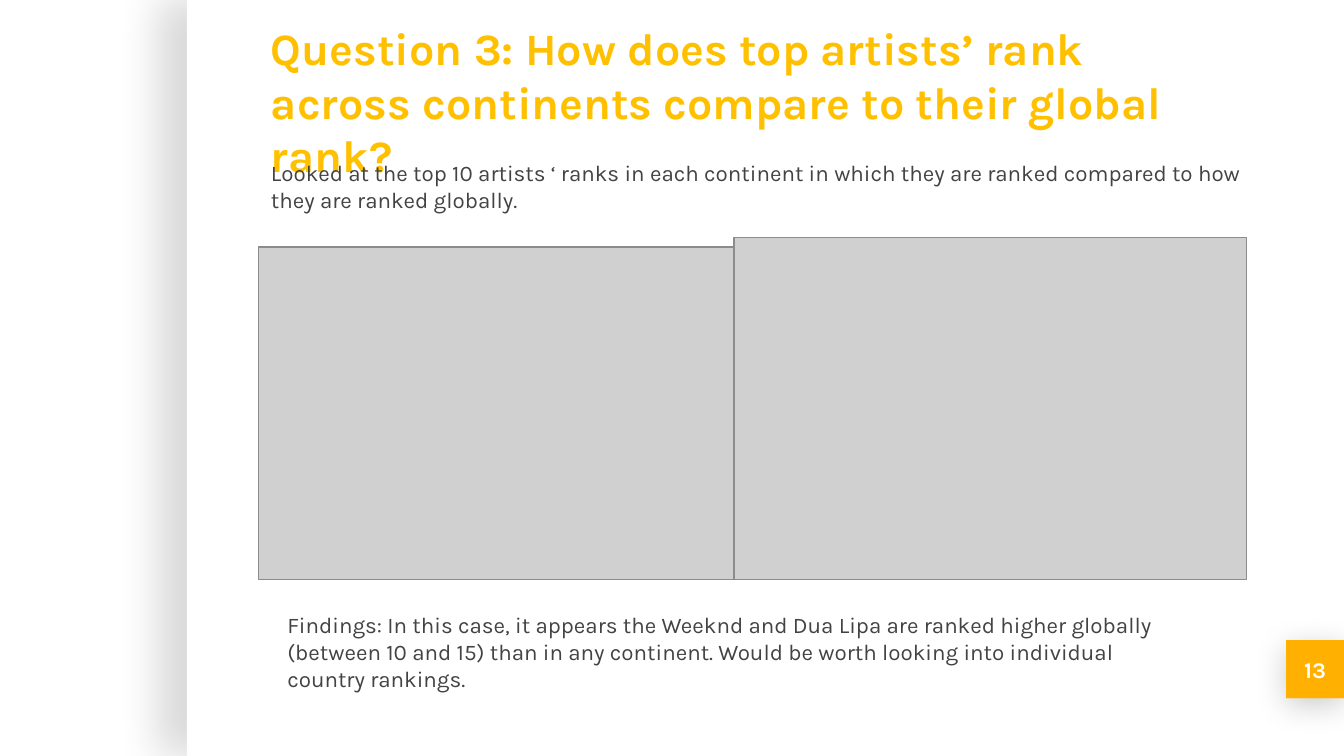
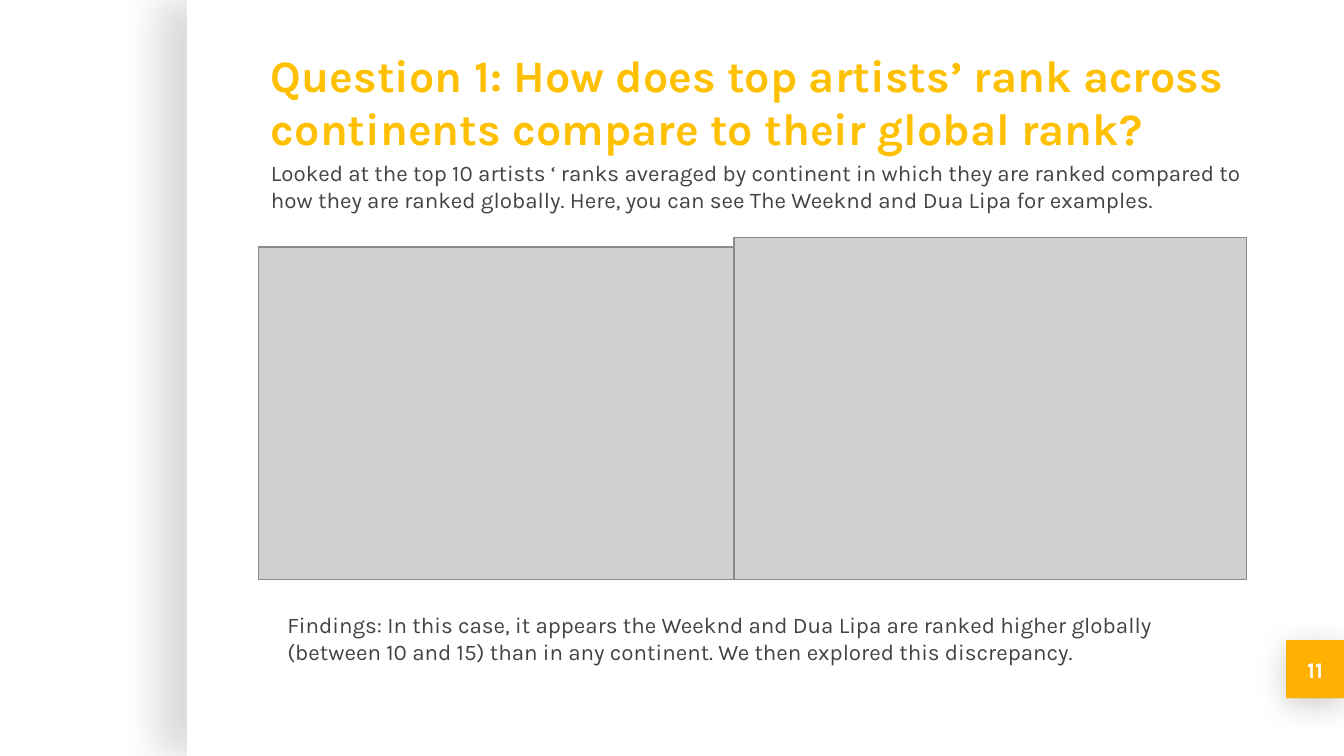
Before and after one commit to michellesimek/project_1, a slide deck: slide 11 of Project 1 PPT.pptx (slide 13 before the commit). Drawn at 1344x756 pixels with LibreOffice and Linux fonts; fonts in the diff are those of the drawing; grey boxes stand for pictures; background and template pictures are left out. Boxes give left, top, right and bottom in pixels: in the first picture for what was removed or moved away, otherwise in the second. Text is boxed around its words. In the diff, an @@ line names an element or a change of style, - is before the commit and + after.

```diff
--- a/Project 1 PPT.pptx
+++ b/Project 1 PPT.pptx
@@ title at box(271, 60, 1223, 157): text changed @@
-Question 3: How does top artists’ rank across continents compare to their global rank?
+Question 1: How does top artists’ rank across continents compare to their global rank?
@@ text at box(271, 165, 1240, 214): text changed @@
-Looked at the top 10 artists ‘ ranks in each continent in which they are ranked compared to how they are ranked globally.
+Looked at the top 10 artists ‘ ranks averaged by continent in which they are ranked compared to how they are ranked globally. Here, you can see The Weeknd and Dua Lipa for examples.
@@ text at box(287, 617, 1152, 666): text changed @@
-Findings: In this case, it appears the Weeknd and Dua Lipa are ranked higher globally (between 10 and 15) than in any continent. Would be worth looking into individual country rankings.
+Findings: In this case, it appears the Weeknd and Dua Lipa are ranked higher globally (between 10 and 15) than in any continent. We then explored this discrepancy.
@@ page number at box(1307, 663, 1323, 678): text changed @@
-13
+11
```
Also in this commit, not shown: 12 other slides changed, 5 slides added.
